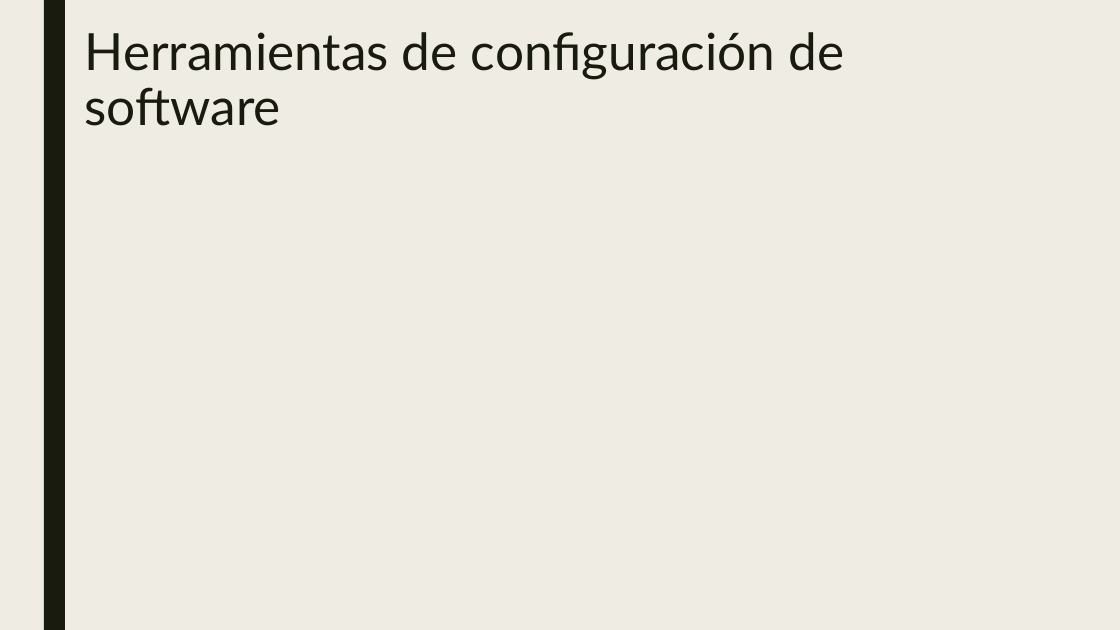
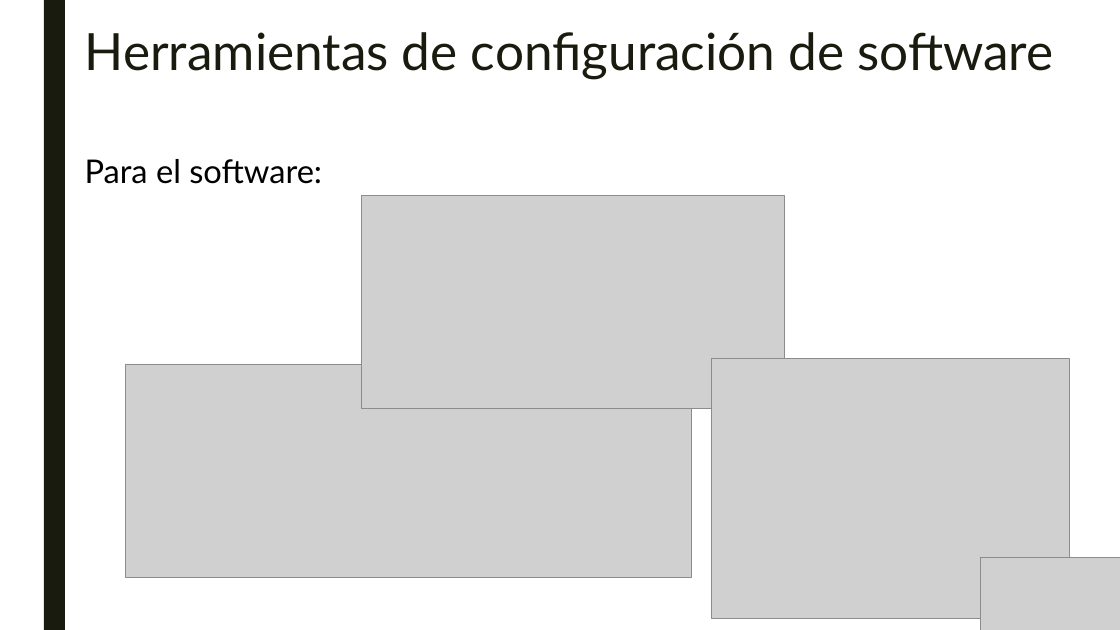
Before and after one commit to SombraJ/practicaAIS, a slide deck: slide 7 of Gestión de un proyecto Software.pptx (slide 3 before the commit). Drawn at 1120x630 pixels with LibreOffice and Linux fonts; fonts in the diff are those of the drawing; grey boxes stand for pictures. Boxes give left, top, right and bottom in pixels: in the first picture for what was removed or moved away, otherwise in the second. Text is boxed around its words. In the diff, an @@ line names an element or a change of style, - is before the commit and + after.

```diff
--- a/Gestión de un proyecto Software.pptx
+++ b/Gestión de un proyecto Software.pptx
@@ background #EFEDE3 to #FFFFFF @@
@@ title "Herramientas de configuración de software" rewrapped from (85,32,844,126) to (85,32,1053,80) @@
@@ text added at (85,159,322,184), 28 pt, text #000000 @@
+Para el software:
@@ picture added at (362,195,785,408) @@
@@ picture added at (712,359,1070,618) @@
@@ picture added at (126,364,692,577) @@
@@ picture added at (981,558,1120,630) @@
```
Also in this commit, not shown: 3 other slides changed, 12 slides added, 1 slide removed.
